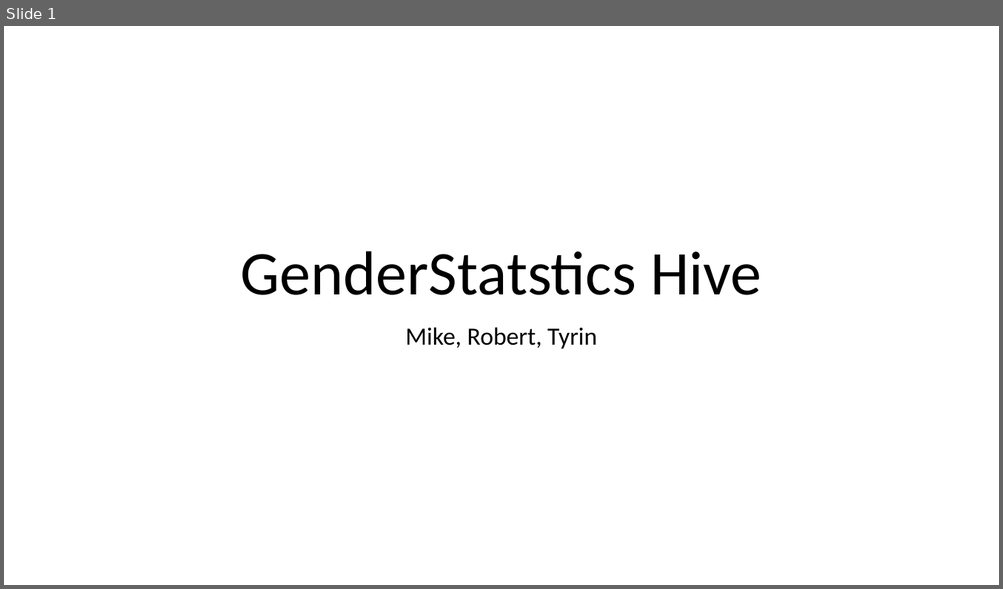
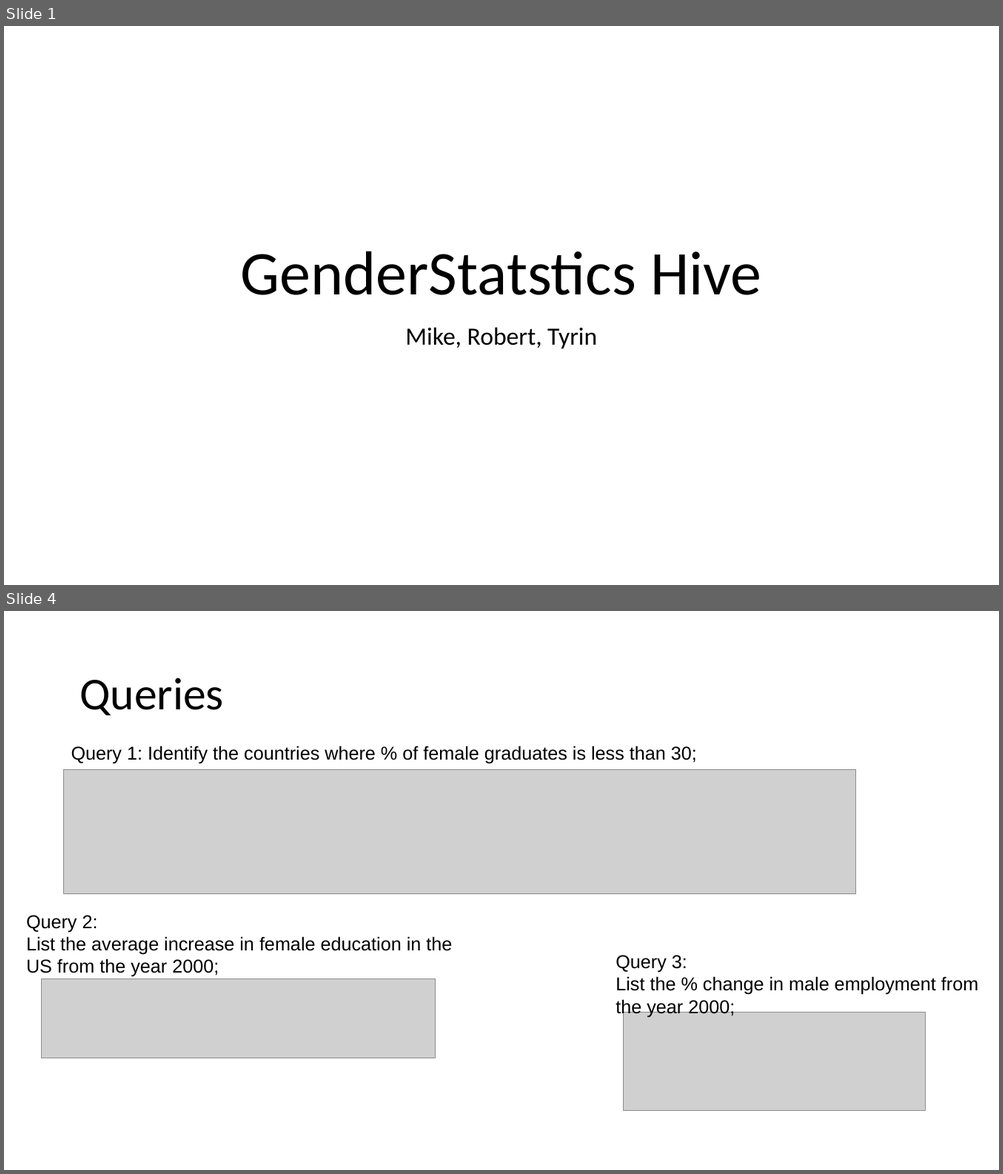
Before and after one commit to RobertOFreeman/GenderStatistics2, a slide deck: GenderStatstics Hive.pptm. Shown one above the other, each under a label of ours: slide 1 before the commit, slides 1 and 4 after it; the slides between them are not shown. The pictures are 1003x589 and 1003x1174 pixels, drawn with LibreOffice and Linux fonts; fonts in the diff are those of the drawing; grey boxes stand for pictures. Boxes give left, top, right and bottom in pixels: in the first picture for what was removed or moved away, otherwise in the second. Text is boxed around its words. In the diff, an @@ line names an element or a change of style, - is before the commit and + after.

Commit message:
Presentation
Added query slides.

```diff
--- a/GenderStatstics Hive.pptm
+++ b/GenderStatstics Hive.pptm
@@ slide 4 added at (x1=4, y1=611, x2=999, y2=1170), background #FFFFFF @@
@@ text added at (x1=79, y1=678, x2=224, y2=715), 44 pt, text #000000 @@
+Queries
@@ text added at (x1=71, y1=746, x2=697, y2=764), 18 pt, text #000000 @@
+Query 1: Identify the countries where % of female graduates is less than 30;
@@ picture added at (x1=64, y1=770, x2=856, y2=894) @@
@@ text added at (x1=26, y1=915, x2=452, y2=977), 18 pt, text #000000 @@
+Query 2:
+List the average increase in female education in the US from the year 2000;
@@ text added at (x1=615, y1=955, x2=978, y2=1017), 18 pt, text #000000 @@
+Query 3:
+List the % change in male employment from the year 2000;
@@ picture added at (x1=41, y1=979, x2=435, y2=1059) @@
@@ picture added at (x1=623, y1=1012, x2=925, y2=1111) @@
```
Also in this commit, not shown: 1 other slide added, 1 slide removed.
